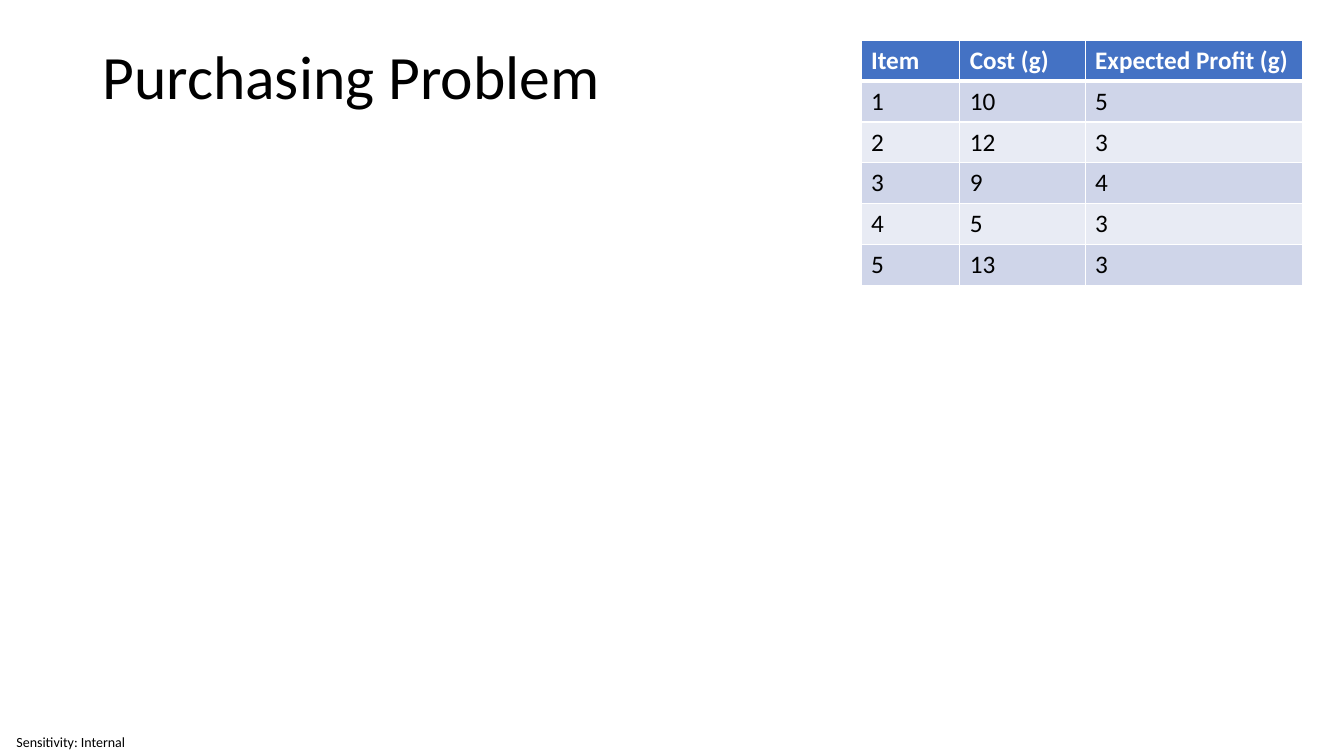
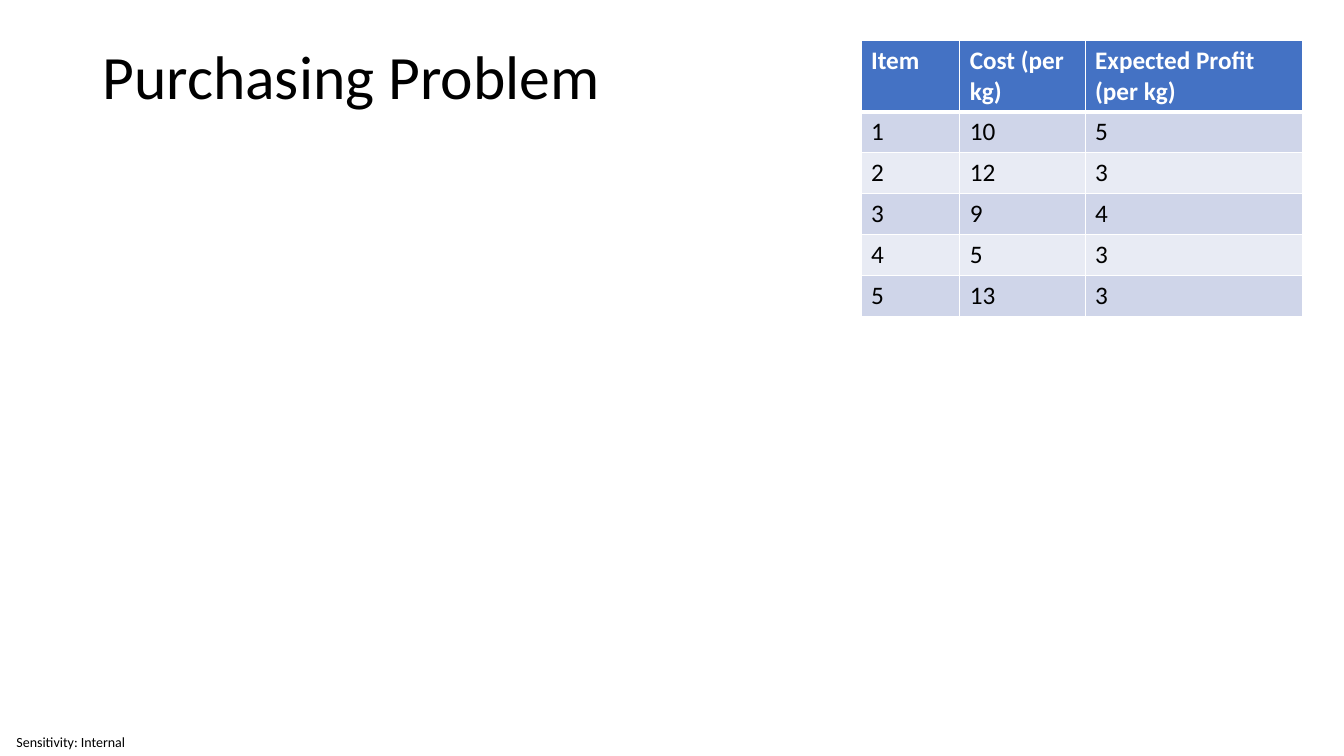
Before and after one commit to invariantum/operational_research, a slide deck: slide 31 of content/Lectures/Semester 1/Week 05 - Mixed Integer Programming/5 Source Files/Week 5 - Mixed Integer Programming.pptx. Drawn at 1344x756 pixels with LibreOffice and Linux fonts; fonts in the diff are those of the drawing; grey boxes stand for pictures. Boxes give left, top, right and bottom in pixels: in the first picture for what was removed or moved away, otherwise in the second. Text is boxed around its words. In the diff, an @@ line names an element or a change of style, - is before the commit and + after.

```diff
--- a/content/Lectures/Semester 1/Week 05 - Mixed Integer Programming/5 Source Files/Week 5 - Mixed Integer Programming.pptx
+++ b/content/Lectures/Semester 1/Week 05 - Mixed Integer Programming/5 Source Files/Week 5 - Mixed Integer Programming.pptx
@@ table at (861, 40, 1303, 308) @@
-row 1, column 2: Cost (g)
+row 1, column 2: Cost (per kg)
-row 1, column 3: Expected Profit (g)
+row 1, column 3: Expected Profit (per kg)
```
Also in this commit, not shown: 9 other slides changed, 16 other files.
